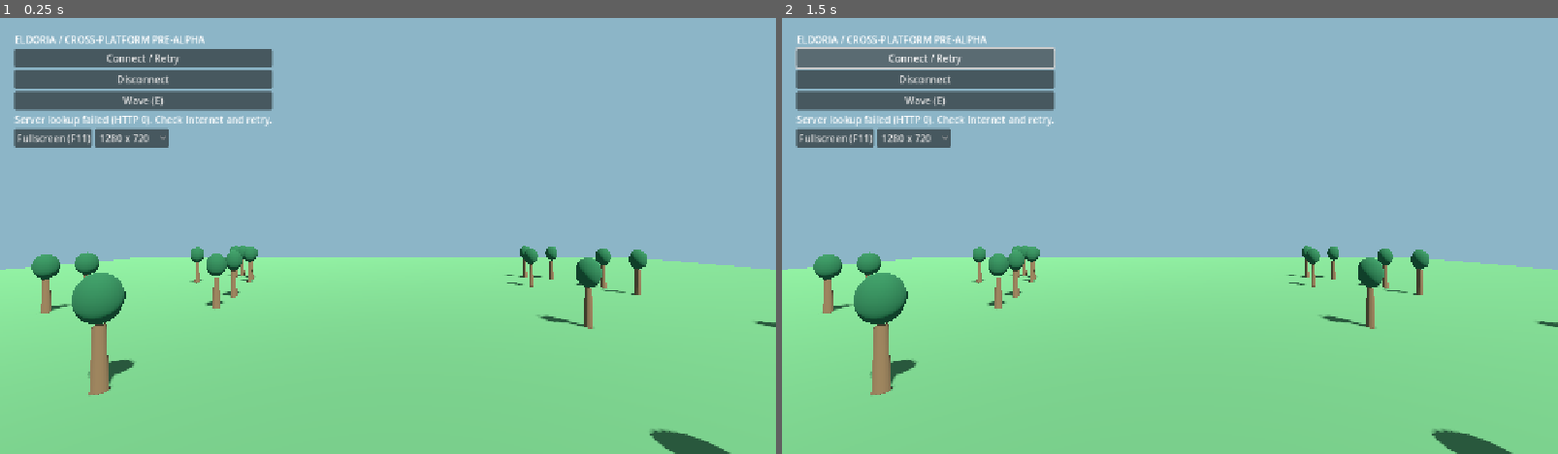
Above: before the commit, frames 1-2 (left to right).
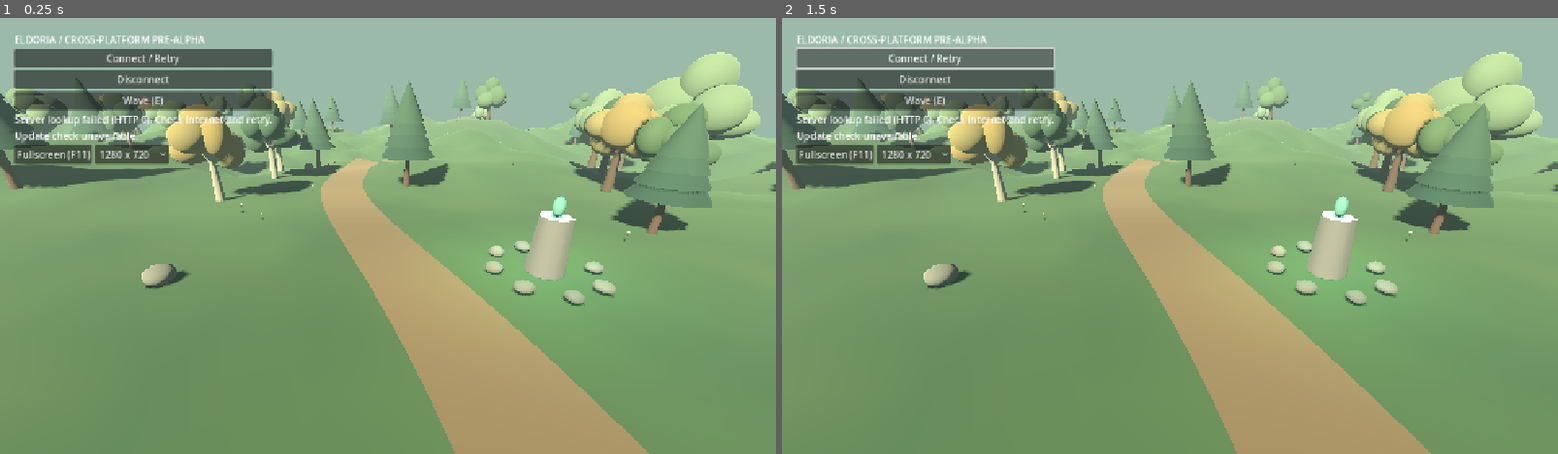
Above: after the commit, the same moments.

Repository: niko009/eldoria-game
Game: Godot game, scene res://Main.tscn
Two runs of this game, one before a commit and one after it. Both use one fixed random seed, a clock stepped at 60 frames per second and the inputs below.
Inputs:
- Up to frame 1 (0.25 s): no input
- Up to frame 2 (1.5 s): click "Connect / Retry" at 0.5 s; click "Connect / Retry" at 1.25 s

The runs differ from the first frame. In frame 1, 96% of the frame differs, in the area x 0-100%, y 0-100%; in frame 2, 96%.

Commit message:
feat(task-006): stylized forest and Windows/Android self-update checks

Diff:
--- /dev/null
+++ b/client/forest_world.gd
@@ -0,0 +1,265 @@
+extends Node3D
+# Original deterministic stylized forest, no downloaded meshes or textures.
+# Identical vegetation positions on Windows and Android; visual quality differs.
+const WORLD_RADIUS := 94.0
+const TERRAIN_CELLS := 88
+const TREE_SEED := 20261101
+var tree_leaf_meshes: Array[SphereMesh] = []
+var leaf_instances: Array[MeshInstance3D] = []
+var _rng := RandomNumberGenerator.new()
+var _terrain_noise := FastNoiseLite.new()
+var sun: DirectionalLight3D
+var environment_node: WorldEnvironment
+
+func _ready() -> void:
+    # Clients share a deterministic visual landscape; no RNG calls in gameplay.
+    _rng.seed = TREE_SEED
+    _terrain_noise.seed = TREE_SEED
+    _terrain_noise.frequency = 0.042
+    _terrain_noise.fractal_octaves = 3
+    _create_sky()
+    _create_terrain()
+    _create_path()
+    _create_water()
+    _create_trees()
+    _create_rocks_and_flowers()
+    _create_landmark()
+
+func height_at(x: float, z: float) -> float:
+    var radius := Vector2(x, z).length()
+    var blend := smoothstep(13.0, 53.0, radius)
+    var ripple := sin(x * 0.115) * 2.2 + cos(z * 0.085) * 1.6
+    return blend * (1.8 + ripple + _terrain_noise.get_noise_2d(x, z) * 4.8)
+
+func _mat(color: Color, rough: float = 0.94) -> StandardMaterial3D:
+    var m := StandardMaterial3D.new()
+    m.albedo_color = color
+    m.roughness = rough
+    return m
+
+func _create_sky() -> void:
+    sun = DirectionalLight3D.new()
+    sun.rotation_degrees = Vector3(-37, -34, 0)
+    sun.light_color = Color("ffe4bd")
+    sun.light_energy = 0.78
+    sun.shadow_enabled = true
+    add_child(sun)
+    environment_node = WorldEnvironment.new()
+    var e := Environment.new()
+    var sky := Sky.new()
+    var sky_mat := ProceduralSkyMaterial.new()
+    sky_mat.sky_top_color = Color("446c88")
+    sky_mat.sky_horizon_color = Color("a6c7bc")
+    sky_mat.ground_bottom_color = Color("546a5c")
+    sky_mat.ground_horizon_color = Color("acbead")
+    sky_mat.sun_angle_max = 10.0
+    sky.sky_material = sky_mat
+    e.background_mode = Environment.BG_SKY
+    e.sky = sky
+    e.ambient_light_source = Environment.AMBIENT_SOURCE_COLOR
+    e.ambient_light_color = Color("8fa9ad")
+    e.ambient_light_energy = 0.30
+    e.reflected_light_source = Environment.REFLECTION_SOURCE_BG
+    e.fog_enabled = true
+    e.fog_light_color = Color("9bbaa9")
+    e.fog_density = 0.004
+    environment_node.environment = e
+    add_child(environment_node)
+
+func _create_terrain() -> void:
+    var st := SurfaceTool.new()
+    st.begin(Mesh.PRIMITIVE_TRIANGLES)
+    var cell := WORLD_RADIUS * 2.0 / float(TERRAIN_CELLS)
+    for z in range(TERRAIN_CELLS):
+        for x in range(TERRAIN_CELLS):
+            var x0 := -WORLD_RADIUS + x * cell
+            var z0 := -WORLD_RADIUS + z * cell
+            var a := Vector3(x0, height_at(x0, z0), z0)
+            var b := Vector3(x0 + cell, height_at(x0 + cell, z0), z0)
+            var c := Vector3(x0 + cell, height_at(x0 + cell, z0 + cell), z0 + cell)
+            var d := Vector3(x0, height_at(x0, z0 + cell), z0 + cell)
+            for v in [a,b,c,a,c,d]:
+                var hue := _terrain_noise.get_noise_2d(v.x * 2.1, v.z * 2.1)
+                var color := Color("4e7451").lerp(Color("6d945c"), clampf(0.48 + hue * 0.37, 0.0, 1.0))
+                if v.y > 3.9:
+                    color = color.lerp(Color("788477"), clampf((v.y - 3.9) / 5.0, 0.0, 0.6))
+                st.set_color(color)
+                st.add_vertex(v)
+    st.generate_normals()
+    var terrain := MeshInstance3D.new()
+    terrain.name = "Rolling grassland"
+    terrain.mesh = st.commit()
+    var m := _mat(Color.WHITE)
+    m.vertex_color_use_as_albedo = true
+    m.cull_mode = BaseMaterial3D.CULL_DISABLED
+    terrain.material_override = m
+    add_child(terrain)
+
+func _create_path() -> void:
+    var st := SurfaceTool.new()
+    st.begin(Mesh.PRIMITIVE_TRIANGLES)
+    for i in range(110):
+        var z0 := -78.0 + float(i) * 1.4
+        var z1 := z0 + 1.4
+        var x0 := sin(z0 * 0.081) * 5.0
+        var x1 := sin(z1 * 0.081) * 5.0
+        var width := 2.15
+        var corners := [Vector3(x0-width, height_at(x0-width,z0)+0.055,z0),
+                        Vector3(x0+width, height_at(x0+width,z0)+0.055,z0),
+                        Vector3(x1+width, height_at(x1+width,z1)+0.055,z1),
+                        Vector3(x1-width, height_at(x1-width,z1)+0.055,z1)]
+        for v in [corners[0], corners[1], corners[2], corners[0], corners[2], corners[3]]:
+            st.set_color(Color("967e5f").lerp(Color("c7ae7b"), 0.3 + sin(v.z * 0.41) * 0.1))
+            st.add_vertex(v)
+    st.generate_normals()
+    var path := MeshInstance3D.new()
+    path.name = "Old explorer trail"
+    path.mesh = st.commit()
+    var m := _mat(Color.WHITE)
+    m.vertex_color_use_as_albedo = true
+    m.cull_mode = BaseMaterial3D.CULL_DISABLED
+    path.material_override = m
+    add_child(path)
+
+func _create_water() -> void:
+    var pond := MeshInstance3D.new()
+    pond.name = "Moonstone pond"
+    var mesh := CylinderMesh.new()
+    mesh.top_radius = 10.0
+    mesh.bottom_radius = 10.8
+    mesh.height = 0.07
+    mesh.radial_segments = 48
+    pond.mesh = mesh
+    pond.position = Vector3(-29, height_at(-29,22)+0.14, 22)
+    var m := _mat(Color("71b6ae"), 0.12)
+    m.metallic = 0.18
+    pond.material_override = m
+    add_child(pond)
+    for i in range(24):
+        var angle := TAU * float(i) / 24.0
+        var radius := 10.3 + _rng.randf_range(-0.3, 0.65)
+        _rock(Vector3(-29 + cos(angle)*radius, height_at(-29+cos(angle)*radius,22+sin(angle)*radius),22+sin(angle)*radius), _rng.randf_range(0.4,1.25))
+
+func _mesh(mesh: Mesh, pos: Vector3, mat: Material, parent: Node3D = self, scale_size: Vector3 = Vector3.ONE) -> MeshInstance3D:
+    var node := MeshInstance3D.new()
+    node.mesh = mesh
+    node.material_override = mat
+    node.position = pos
+    node.scale = scale_size
+    parent.add_child(node)
+    return node
+
+func _make_tree(pos: Vector3, which: int, size: float) -> void:
+    var root := Node3D.new()
+    root.position = pos
+    root.rotation.y = _rng.randf_range(0, TAU)
+    root.scale = Vector3.ONE * size
+    add_child(root)
+    var trunk := CylinderMesh.new()
+    trunk.height = 5.7 if which != 1 else 8.0
+    trunk.top_radius = 0.20 if which != 1 else 0.10
+    trunk.bottom_radius = 0.43 if which != 1 else 0.32
+    trunk.radial_segments = 8
+    var bark := _mat(Color("7b5b46") if which != 2 else Color("d8d1b2"))
+    _mesh(trunk, Vector3(0,trunk.height/2.0,0), bark, root)
+    if which == 1:
+        # Several layered pine skirts, silhouette much richer than a sphere.
+        for i in range(4):
+            var crown := CylinderMesh.new()
+            crown.top_radius = 0.0
+            crown.bottom_radius = 2.65 - i*0.39
+            crown.height = 3.55
+            crown.radial_segments = 9
+            var color := Color("315749").lerp(Color("6f9771"), 0.15 + i*0.12)
+            _mesh(crown, Vector3(0, 4.7+i*1.05,0), _mat(color), root)
+    else:
+        var palette := [Color("446c4f"),Color("668d5b"),Color("789d6b"),Color("c6ab62"),Color("96b789")]
+        var selected: Color = palette[_rng.randi_range(0,palette.size()-1)]
+        for i in range(6):
+            var angle := TAU * float(i) / 5.0 + 0.3
+            var offset := Vector3(cos(angle)*1.5, 5.4+sin(i*4.4)*0.8, sin(angle)*1.6)
+            if i == 5:
+                offset = Vector3(0,7.25,0)
+            var leaves := SphereMesh.new()
+            leaves.radius = 1.0
+            leaves.height = 2.0
+            leaves.radial_segments = 16
+            leaves.rings = 8
+            tree_leaf_meshes.append(leaves)
+            var leaf_color: Color = selected.lerp(Color("bad09c"), _rng.randf_range(0,0.25))
+            var part := _mesh(leaves, offset, _mat(leaf_color), root, Vector3(_rng.randf_range(1.25,2.05),_rng.randf_range(1.1,1.85),_rng.randf_range(1.2,1.8)))
+            leaf_instances.append(part)
+        for j in range(3):
+            var branch := CylinderMesh.new()
+            branch.height = 2.5
+            branch.top_radius = 0.10
+            branch.bottom_radius = 0.22
+            branch.radial_segments = 6
+            var node := _mesh(branch, Vector3(cos(j*2.1)*0.8,4.7,sin(j*2.1)*0.8),bark,root)
+            node.rotation.z = 0.6
+            node.rotation.y = j*2.1
+
+func _create_trees() -> void:
+    # Open spawn clearing and winding path remain navigable.
+    for i in range(110):
+        var x := _rng.randf_range(-86.0,86.0)
+        var z := _rng.randf_range(-86.0,86.0)
+        if Vector2(x,z).length() < 15.0 or absf(x - sin(z*0.081)*5.0) < 4.1:
+            continue
+        if Vector2(x+29,z-22).length() < 12.5:
+            continue
+        _make_tree(Vector3(x,height_at(x,z),z),i%3,_rng.randf_range(0.75,1.3))
+
+func _rock(pos: Vector3, size: float) -> void:
+    var rock := SphereMesh.new()
+    rock.radial_segments = 8
+    rock.rings = 5
+    var c := Color("8e9a8c").lerp(Color("a8a897"),_rng.randf())
+    var mesh := _mesh(rock, pos+Vector3(0,size*0.27,0),_mat(c),self, Vector3(size, size*_rng.randf_range(0.55,0.9),size*_rng.randf_range(0.7,1.35)))
+    mesh.rotation.y = _rng.randf_range(0,TAU)
+
+func _create_rocks_and_flowers() -> void:
+    for i in range(105):
+        var x := _rng.randf_range(-78,78)
+        var z := _rng.randf_range(-78,78)
+        if Vector2(x,z).length() < 6.0:
+            continue
+        if i%4 == 0:
+            _rock(Vector3(x,height_at(x,z),z),_rng.randf_range(0.32,1.6))
+        else:
+            var flower_stem := CylinderMesh.new()
+            flower_stem.height = 0.55
+            flower_stem.top_radius = 0.028
+            flower_stem.bottom_radius = 0.04
+            flower_stem.radial_segments = 5
+            var flower := SphereMesh.new()
+            flower.radial_segments = 7
+            flower.rings = 4
+            var stem_pos := Vector3(x,height_at(x,z),z)
+            _mesh(flower_stem,stem_pos+Vector3(0,0.275,0),_mat(Color("5e8152")))
+            var bloom_col: Color = [Color("f4cf72"),Color("e9b5bd"),Color("d9c8e6"),Color("fff3cf")][i%4]
+            _mesh(flower,stem_pos+Vector3(0,0.62,0),_mat(bloom_col),self,Vector3(0.17,0.12,0.17))
+
+func _create_landmark() -> void:
+    # A stone waypoint in the starting clearing.
+    for i in range(8):
+        var angle := float(i) * TAU / 8
+        var x := 7.5 + cos(angle)*2.4
+        var z := 2.0 + sin(angle)*2.4
+        _rock(Vector3(x,height_at(x,z),z),0.8)
+    var base := CylinderMesh.new()
+    base.top_radius = 0.72
+    base.bottom_radius = 0.88
+    base.height = 2.8
+    base.radial_segments = 7
+    _mesh(base,Vector3(7.5,1.4,2),_mat(Color("a5a69b")))
+    var crystal := SphereMesh.new()
+    crystal.radial_segments = 8
+    crystal.rings = 5
+    _mesh(crystal,Vector3(7.5,3.25,2),_mat(Color("93e7c9"),0.16),self,Vector3(0.55,0.95,0.55))
+    var lamp := OmniLight3D.new()
+    lamp.light_color = Color("8adac7")
+    lamp.light_energy = 1.6
+    lamp.omni_range = 10.0
+    lamp.position = Vector3(7.5,3.6,2)
+    add_child(lamp)
--- a/client/main.gd
+++ b/client/main.gd
@@ -8,8 +8,10 @@
 const INPUT_SCRIPT := preload("res://platform_input.gd")
 const DISPLAY_SCRIPT := preload("res://display_settings.gd")
 const GRAPHICS_SCRIPT := preload("res://graphics_profile.gd")
+const FOREST_SCRIPT := preload("res://forest_world.gd")
+const UPDATE_SCRIPT := preload("res://update_manager.gd")
 const MOVE_SPEED := 6.0
-const CLIENT_VERSION := "0.1.3"
+const CLIENT_VERSION := "0.2.1"
 const SERVER_CONFIG_URL := "https://bacus.dev/projects/eldoria/server.json"
 
 var peer: MultiplayerPeer = ENetMultiplayerPeer.new()
@@ -19,6 +21,9 @@
 var is_dedicated := false
 var is_websocket_host := false
 var connected_peers := {}
+var updater: Node
+var update_button: Button
+var update_info: Label
 var camera: Camera3D
 var info: Label
 var ip_input: LineEdit
@@ -49,6 +54,7 @@
     add_child(input_driver)
     if not is_dedicated:
         _ui()
+        _init_updater()
         # Exported Windows/Android builds discover the server automatically.
         # SceneTree test harnesses supply CLI user args and trigger discovery explicitly.
         if OS.get_cmdline_user_args().is_empty():
@@ -58,48 +64,17 @@
         _host()
 
 func _world() -> void:
-    sunlight = DirectionalLight3D.new()
-    sunlight.rotation_degrees = Vector3(-55, 35, 0)
-    add_child(sunlight)
-    var env := WorldEnvironment.new()
-    env.environment = Environment.new()
-    env.environment.background_mode = Environment.BG_COLOR
-    env.environment.background_color = Color("8cb5c7")
-    add_child(env)
-    var ground := MeshInstance3D.new()
-    var mesh := PlaneMesh.new()
-    mesh.size = Vector2(160, 160)
-    ground.mesh = mesh
-    var mat := StandardMaterial3D.new()
-    mat.albedo_color = Color("527e50")
-    ground.material_override = mat
-    add_child(ground)
-    for i in range(35):
-        var tree := MeshInstance3D.new()
-        var trunk := CylinderMesh.new()
-        trunk.top_radius = .22
-        trunk.bottom_radius = .32
-        trunk.height = 3
-        tree.mesh = trunk
-        tree.position = Vector3(sin(i * 8.1) * 35, 1.5, cos(i * 5.3) * 35)
-        var tm := StandardMaterial3D.new()
-        tm.albedo_color = Color("76583b")
-        tree.material_override = tm
-        add_child(tree)
-        var leaves := MeshInstance3D.new()
-        var leaves_mesh := SphereMesh.new()
-        foliage.append(leaves_mesh)
-        leaves.mesh = leaves_mesh
-        leaves.scale = Vector3(1.7, 2.3, 1.7)
-        leaves.position = tree.position + Vector3(0, 2.7, 0)
-        var lm := StandardMaterial3D.new()
-        lm.albedo_color = Color("285c39")
-        leaves.material_override = lm
-        add_child(leaves)
+    var world := FOREST_SCRIPT.new()
+    world.name = "Eldoria_Forest"
+    add_child(world)
+    sunlight = world.sun
+    foliage = world.tree_leaf_meshes
     camera = Camera3D.new()
     camera.position = Vector3(0, 7, 14)
     camera.current = not is_dedicated
+    camera.far = 220.0
     add_child(camera)
+    camera.look_at(Vector3(0, 1, 0), Vector3.UP)
 
 func _ui() -> void:
     config_request = HTTPRequest.new()
@@ -134,8 +109,16 @@
     emote.pressed.connect(_interact)
     panel.add_child(emote)
     info = Label.new()
-    info.text = "Looking up Eldoria server... (LAN/Wi-Fi)"
+    info.text = "Connecting to the online world..."
     panel.add_child(info)
+    update_info = Label.new()
+    update_info.text = "Checking game version..."
+    panel.add_child(update_info)
+    update_button = Button.new()
+    update_button.text = "Install update"
+    update_button.visible = false
+    update_button.pressed.connect(func() -> void: updater.install_update())
+    panel.add_child(update_button)
 
     if OS.get_name() != "Android":
         var settings := HBoxContainer.new()
@@ -197,6 +180,27 @@
         )
         player_ui.add_child(quality_button)
 
+func _init_updater() -> void:
+    updater = UPDATE_SCRIPT.new()
+    updater.current_version = CLIENT_VERSION
+    add_child(updater)
+    updater.update_available.connect(_on_update_available)
+    updater.update_status.connect(_on_update_status)
+    if OS.get_cmdline_user_args().is_empty():
+        updater.check_for_updates()
+
+func _on_update_available(version: String, notes: String) -> void:
+    update_info.text = "New version v%s: %s" % [version, notes]
+    update_button.visible = true
+    if OS.get_name() == "Android":
+        update_button.text = "Download Android APK v%s" % version
+    else:
+        update_button.text = "Update and restart v%s" % version
+
+func _on_update_status(message: String) -> void:
+    if update_info != null:
+        update_info.text = message
+
 func _host() -> void:
     _clear_session()
     if is_websocket_host:
--- /dev/null
+++ b/client/tests/forest_screenshot.gd
@@ -0,0 +1,22 @@
+extends SceneTree
+const SCENE := preload("res://Main.tscn")
+func _initialize() -> void:
+    call_deferred("_run")
+func _run() -> void:
+    var game := SCENE.instantiate()
+    root.add_child(game)
+    game.player_ui.visible = false # screenshot only, UI remains in actual game
+    game.camera.position = Vector3(-4, 7.7, 22)
+    game.camera.look_at(Vector3(-2, 2.0, -18), Vector3.UP)
+    await process_frame
+    for i in range(70):
+        await process_frame
+    var image := root.get_texture().get_image()
+    var dest := ProjectSettings.globalize_path("res://../builds/eldoria-forest-preview.png")
+    var err := image.save_png(dest)
+    if err != OK:
+        printerr("SCREENSHOT FAILED %d" % err)
+        quit(1)
+        return
+    print("FOREST SCREENSHOT SAVED %s %sx%s" % [dest,image.get_width(),image.get_height()])
+    quit(0)
--- /dev/null
+++ b/client/tests/forest_update_e2e.gd
@@ -0,0 +1,54 @@
+extends SceneTree
+const GAME := preload("res://Main.tscn")
+const UPDATER := preload("res://update_manager.gd")
+var updates := 0
+var statuses: Array[String] = []
+
+func _initialize() -> void:
+    call_deferred("_run")
+
+func _run() -> void:
+    var g := GAME.instantiate()
+    root.add_child(g)
+    await process_frame
+    var forest := g.get_node("Eldoria_Forest")
+    if forest.tree_leaf_meshes.size() < 60:
+        _fail("not enough detailed tree canopy meshes")
+        return
+    if absf(forest.height_at(0,0)) > 0.01 or absf(forest.height_at(3,0)) > 0.01:
+        _fail("spawn clearing elevation changed")
+        return
+    if absf(forest.height_at(64,64)) < 0.2 and absf(forest.height_at(-60,25)) < 0.2:
+        _fail("terrain hills were not generated")
+        return
+    print("FOREST LAYOUT PASS leaves=%s" % forest.tree_leaf_meshes.size())
+    var manager := UPDATER.new()
+    manager.current_version = "0.2.0"
+    manager.updater_enabled = false
+    root.add_child(manager)
+    manager.update_available.connect(func(_ver: String, _notes: String) -> void: updates += 1)
+    manager.update_status.connect(func(msg: String) -> void: statuses.append(msg))
+    var current := '{"schema":1,"version":"0.2.0","windows":{"url":"https://bacus.dev/projects/eldoria/Eldoria-Windows-0.2.0.zip","sha256":"aaaaaaaaaaaaaaaaaaaaaaaaaaaaaaaaaaaaaaaaaaaaaaaaaaaaaaaaaaaaaaaa"}}'
+    manager._manifest_response(HTTPRequest.RESULT_SUCCESS,200,PackedStringArray(),current.to_utf8_buffer())
+    if updates != 0 or statuses.is_empty():
+        _fail("same version must not update")
+        return
+    var new_version := '{"schema":1,"version":"0.2.1","windows":{"url":"https://bacus.dev/projects/eldoria/Eldoria-Windows-0.2.1.zip","sha256":"aaaaaaaaaaaaaaaaaaaaaaaaaaaaaaaaaaaaaaaaaaaaaaaaaaaaaaaaaaaaaaaa"}}'
+    manager._manifest_response(HTTPRequest.RESULT_SUCCESS,200,PackedStringArray(),new_version.to_utf8_buffer())
+    if updates != 1 or manager.latest_version != "0.2.1":
+        _fail("new version must raise update event")
+        return
+    manager._manifest_response(HTTPRequest.RESULT_SUCCESS,200,PackedStringArray(),new_version.replace("https://bacus.dev","https://evil.example").to_utf8_buffer())
+    if updates != 1:
+        _fail("manifest URL whitelist failed")
+        return
+    manager._manifest_response(HTTPRequest.RESULT_SUCCESS,200,PackedStringArray(),new_version.replace("aaaaaaaaaaaaaaaaaaaaaaaaaaaaaaaaaaaaaaaaaaaaaaaaaaaaaaaaaaaaaaaa","bad").to_utf8_buffer())
+    if updates != 1:
+        _fail("manifest checksum verification failed")
+        return
+    print("UPDATE MANIFEST VALIDATION PASS versions/allowlist/checksum")
+    quit(0)
+
+func _fail(reason: String) -> void:
+    printerr("FOREST/UPDATE TEST FAIL " + reason)
+    quit(1)
--- /dev/null
+++ b/client/update_manager.gd
@@ -0,0 +1,115 @@
+extends Node
+# Release manifest checked on both platforms. Android update installation is always
+# delegated to the browser/OS; Windows can restart through a bundled updater script.
+signal update_available(version: String, message: String)
+signal update_status(message: String)
+
+const MANIFEST_URL := "https://bacus.dev/projects/eldoria/latest.json"
+const WINDOWS_BASE := "https://bacus.dev/projects/eldoria/Eldoria-Windows-"
+const ANDROID_BASE := "https://bacus.dev/projects/eldoria/Eldoria-"
+var current_version := "0.2.1"
+var latest_version := ""
+var download_url := ""
+var download_sha256 := ""
+var updater_enabled := true
+var request: HTTPRequest
+
+func _ready() -> void:
+    request = HTTPRequest.new()
+    request.timeout = 12.0
+    add_child(request)
+    request.request_completed.connect(_manifest_response)
+
+func check_for_updates() -> void:
+    request.cancel_request()
+    var url := MANIFEST_URL
+    var override_url := OS.get_environment("ELDORIA_UPDATE_MANIFEST_URL")
+    if not override_url.is_empty() and OS.has_feature("editor"):
+        url = override_url
+    var result := request.request(url, ["Cache-Control: no-cache"])
+    if result != OK:
+        update_status.emit("Cannot check for updates.")
+
+func _manifest_response(result: int, code: int, _headers: PackedStringArray, body: PackedByteArray) -> void:
+    if result != HTTPRequest.RESULT_SUCCESS or code != 200 or body.size() > 8192:
+        update_status.emit("Update check unavailable.")
+        return
+    var parsed := JSON.new()
+    if parsed.parse(body.get_string_from_utf8()) != OK or not parsed.data is Dictionary:
+        update_status.emit("Invalid update manifest.")
+        return
+    var manifest: Dictionary = parsed.data
+    if int(manifest.get("schema", 0)) != 1:
+        update_status.emit("Unsupported update manifest.")
+        return
+    var ver := String(manifest.get("version", ""))
+    if not _valid_semver(ver):
+        update_status.emit("Invalid update version.")
+        return
+    var key := "android" if OS.get_name() == "Android" else "windows"
+    var package: Variant = manifest.get(key, {})
+    if not package is Dictionary:
+        update_status.emit("No update for your platform.")
+        return
+    var url := String(package.get("url", ""))
+    var sha := String(package.get("sha256", "")).to_lower()
+    var expected_name := "Eldoria-%s-debug.apk" % ver if key == "android" else "Eldoria-Windows-%s.zip" % ver
+    var base := ANDROID_BASE if key == "android" else WINDOWS_BASE
+    # Only allow our own release path, not arbitrary URLs from the manifest.
+    if url != "https://bacus.dev/projects/eldoria/" + expected_name:
+        update_status.emit("Untrusted update address.")
+        return
+    if sha.length() != 64 or not sha.is_valid_hex_number():
+        update_status.emit("Invalid update checksum.")
+        return
+    if _version_number(ver) <= _version_number(current_version):
+        update_status.emit("Eldoria is up to date (v%s)." % current_version)
+        return
+    latest_version = ver
+    download_url = url
+    download_sha256 = sha
+    update_available.emit(ver, String(manifest.get("notes", "New version available.")))
+    if OS.get_name() == "Windows" and updater_enabled:
+        # Do not silently stop a running session. We download/restart at
+        # launch only, before the local player joins any session.
+        _run_windows_updater()
+
+func install_update() -> void:
+    if latest_version.is_empty():
+        return
+    if OS.get_name() == "Android":
+        update_status.emit("Opening Android installer for v%s. Confirm installation in Android." % latest_version)
+        OS.shell_open(download_url)
+    elif OS.get_name() == "Windows":
+        _run_windows_updater()
+
+func _run_windows_updater() -> void:
+    var directory := OS.get_executable_path().get_base_dir()
+    var script := directory.path_join("EldoriaUpdater.ps1")
+    if not FileAccess.file_exists(script):
+        update_status.emit("Updater missing. Download the new ZIP from bacus.dev.")
+        return
+    var pid := OS.get_process_id()
+    var args := PackedStringArray(["-NoProfile", "-NonInteractive", "-ExecutionPolicy", "Bypass",
+        "-File", script, "-GameDir", directory, "-WaitForPid", str(pid)])
+    var started := OS.create_process("powershell.exe", args, false)
+    if started <= 0:
+        update_status.emit("Could not start updater. Download the latest ZIP manually.")
+        return
+    update_status.emit("Installing v%s and restarting Eldoria..." % latest_version)
+    get_tree().quit()
+
+func _valid_semver(v: String) -> bool:
+    var parts := v.split(".")
+    if parts.size() != 3:
+        return false
+    for part in parts:
+        if part.is_empty() or not part.is_valid_int() or part.length() > 4 or part.begins_with("-"):
+            return false
+    return true
+
+func _version_number(v: String) -> int:
+    if not _valid_semver(v):
+        return 0
+    var p := v.split(".")
+    return int(p[0]) * 100000000 + int(p[1]) * 10000 + int(p[2])
Not shown, changed: client/export_presets.cfg
Not shown, added: client/forest_world.gd.uid
Not shown, added: client/tests/forest_screenshot.gd.uid
Not shown, added: client/tests/forest_update_e2e.gd.uid
Not shown, added: client/update_manager.gd.uid
Not shown, added: docs/TASK-006_FOREST_AND_UPDATES.md
Not shown, changed: tests/build_android_debug.sh
Not shown, changed: tests/build_windows.sh
Not shown, changed: tests/run_discovery_e2e.sh
Not shown, added: tests/run_forest_update_e2e.sh
Not shown, added: tools/EldoriaUpdater.ps1
